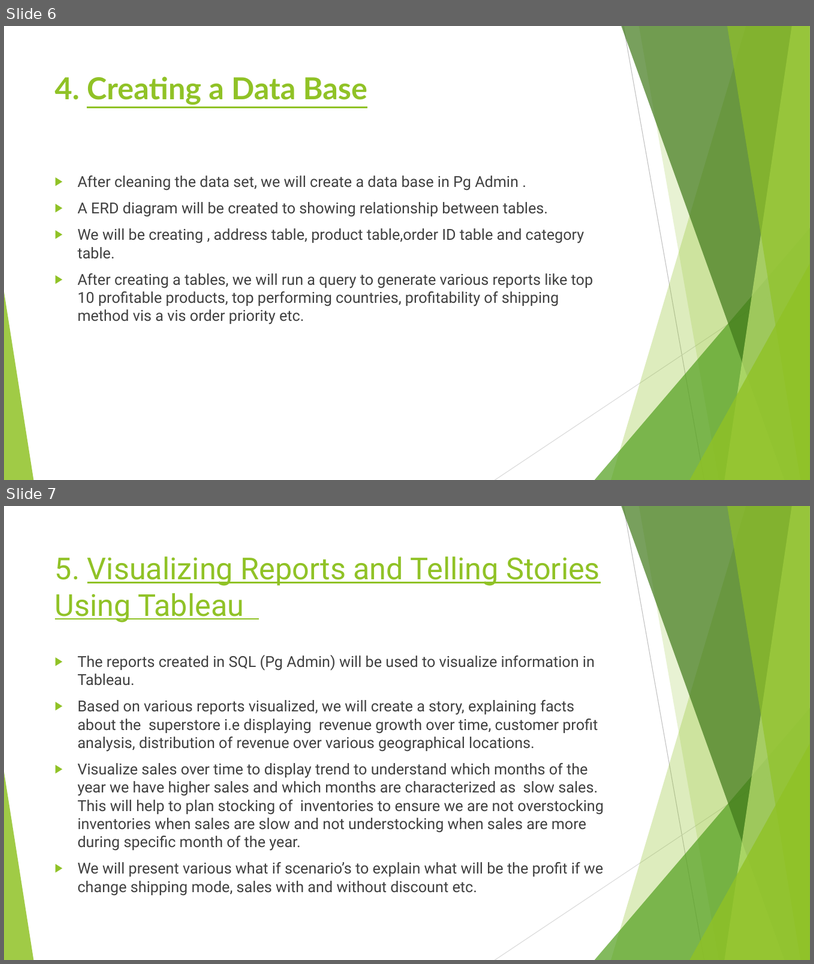
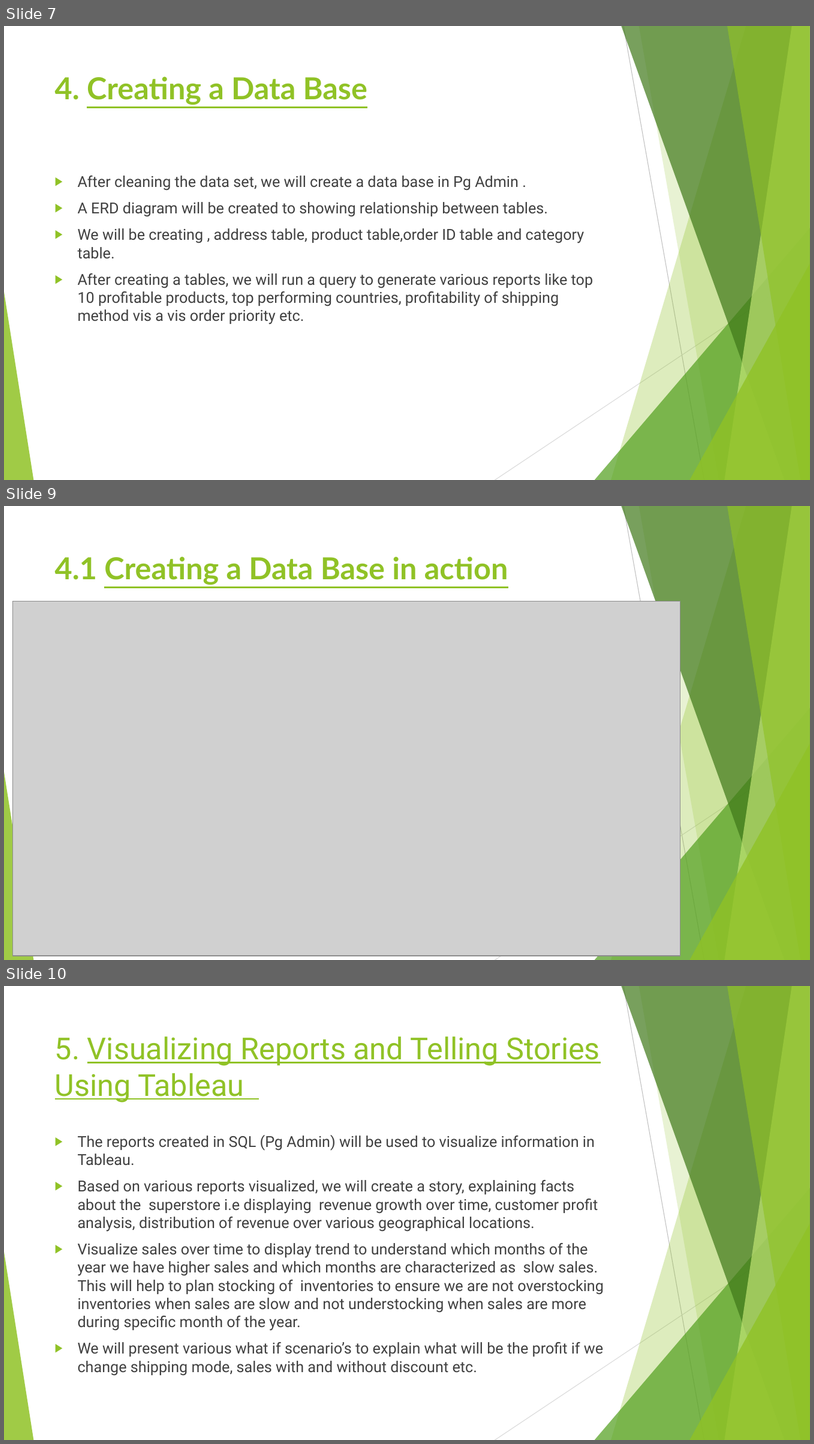
Before and after one commit to rubadhanaraj/Final_project, a slide deck: Project details.pptx. Shown one above the other, each under a label of ours: slides 6 and 7 before the commit, slides 7, 9 and 10 after it; the slides between them are not shown. The pictures are 814x964 and 814x1444 pixels, drawn with LibreOffice and Linux fonts; fonts in the diff are those of the drawing; grey boxes stand for pictures. Boxes give left, top, right and bottom in pixels: in the first picture for what was removed or moved away, otherwise in the second. Text is boxed around its words. In the diff, an @@ line names an element or a change of style, - is before the commit and + after.

```diff
--- a/Project details.pptx
+++ b/Project details.pptx
@@ slide 9 added at [4,506,810,960], background #FFFFFF; not listed: 10 template elements that a slide beside it also shows @@
@@ title added at [55,556,509,585], 36 pt, text #90C226, bold, underline @@
+4.1 Creating a Data Base in action
@@ picture added at [13,601,681,955] @@
@@ what was slide 6 is now slide 7 @@
@@ what was slide 7 is now slide 10 @@
```
Also in this commit, not shown: 2 slides changed, 4 other slides added.
